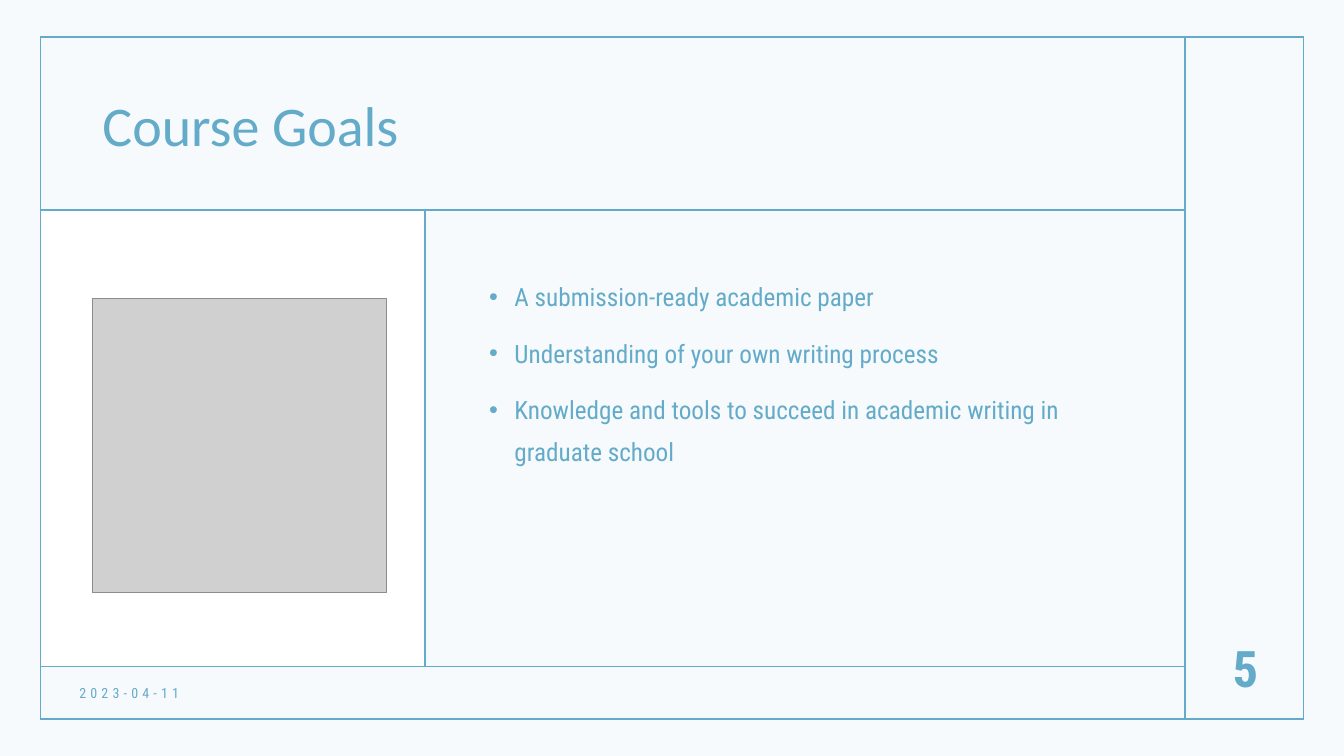
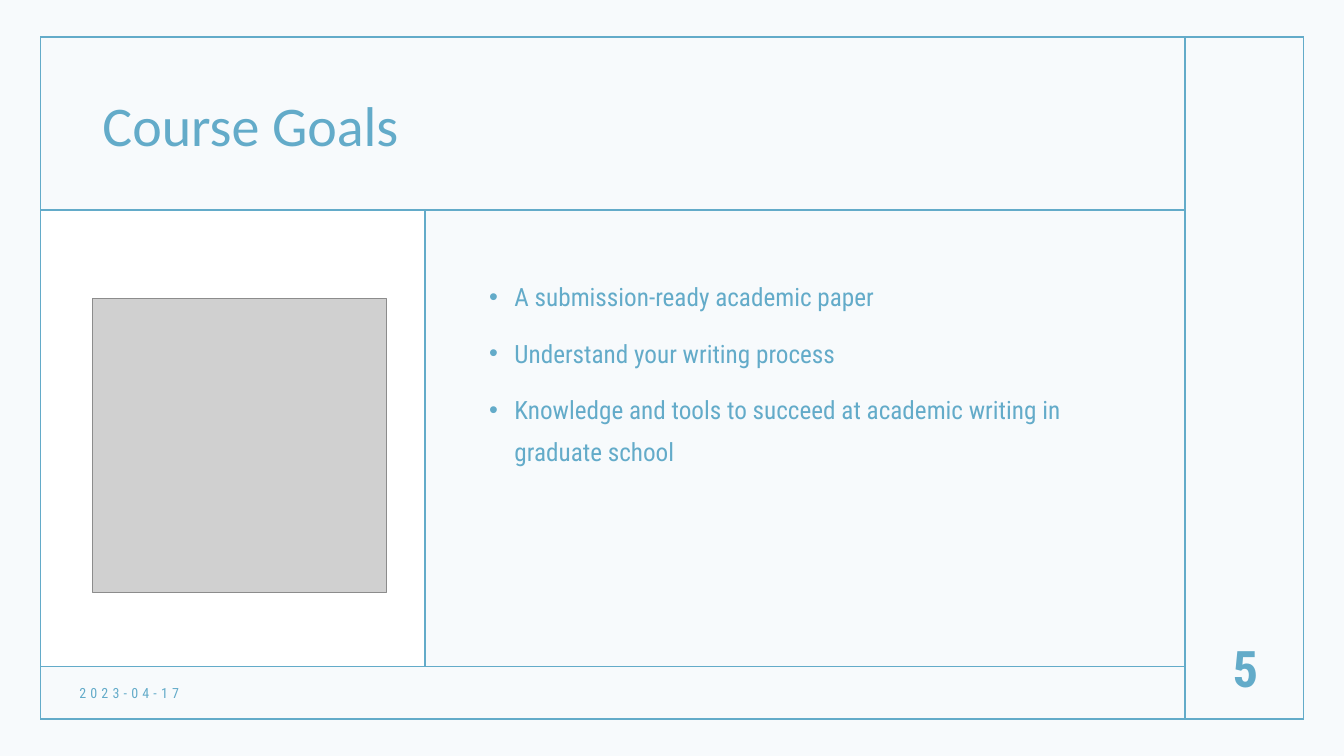
Before and after one commit to hatalbott/mcnair_academic_writing, a slide deck: slide 5 of 00-Intro/L00-Intro.pptx. Drawn at 1344x756 pixels with LibreOffice and Linux fonts; fonts in the diff are those of the drawing; grey boxes stand for pictures. Boxes give left, top, right and bottom in pixels: in the first picture for what was removed or moved away, otherwise in the second. Text is boxed around its words. In the diff, an @@ line names an element or a change of style, - is before the commit and + after.

```diff
--- a/00-Intro/L00-Intro.pptx
+++ b/00-Intro/L00-Intro.pptx
@@ text at (514,344,1060,466): text changed @@
-• Understanding of your own writing process
-• Knowledge and tools to succeed in academic writing in graduate school
+• Understand your writing process
+• Knowledge and tools to succeed at academic writing in graduate school
@@ text at (79,688,179,698): text changed @@
-2023-04-11
+2023-04-17
```
Also in this commit, not shown: 6 other slides changed, 3 slides added, 6 other files.
